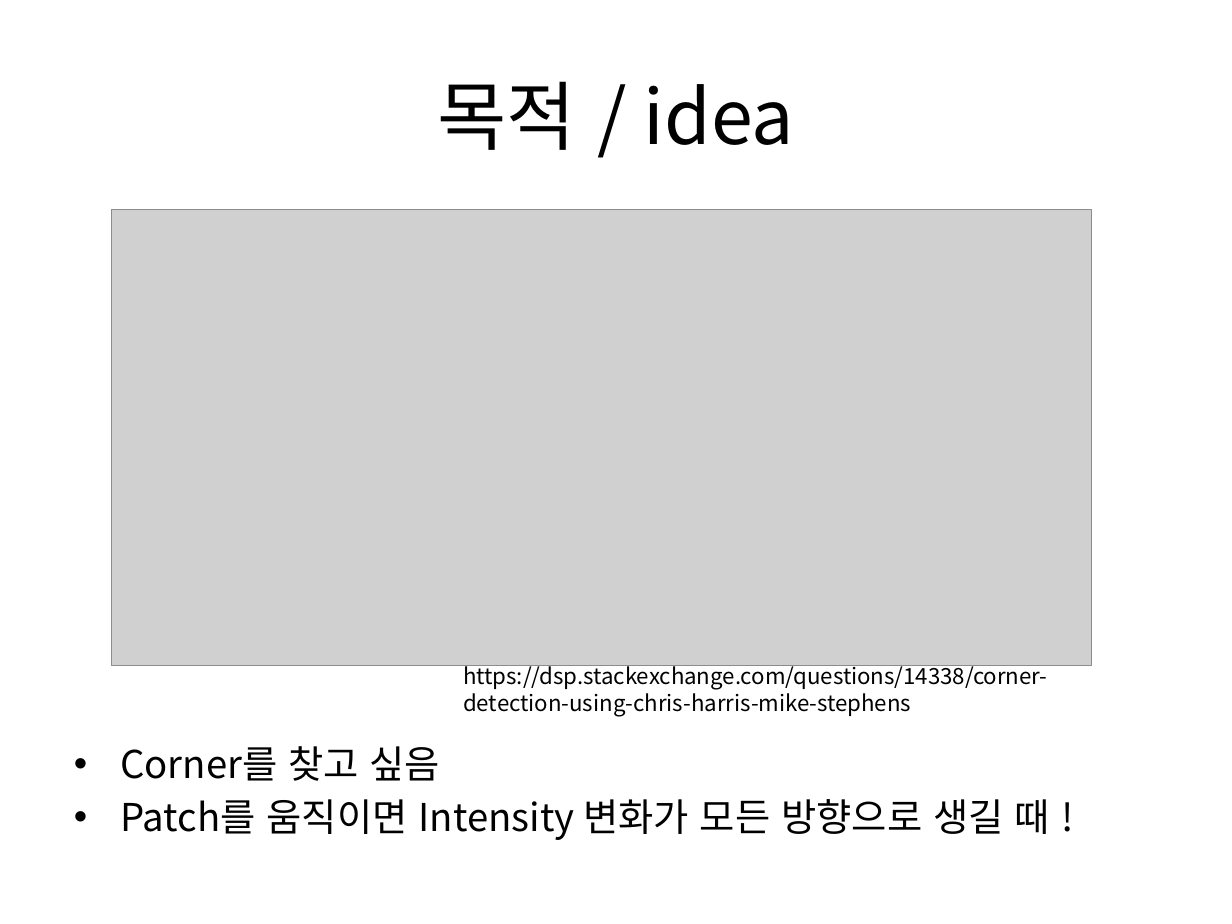
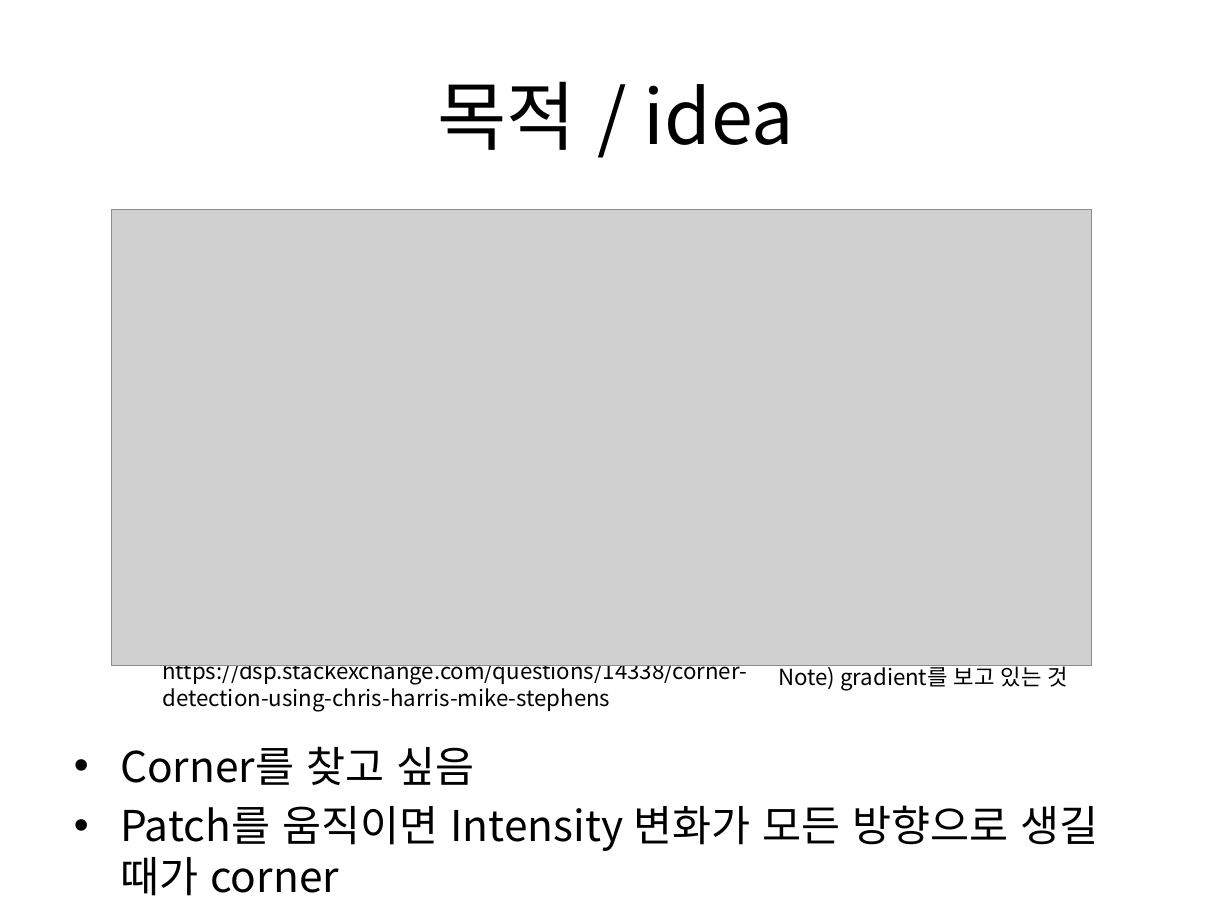
Before and after one commit to boy1089/MyProject, a slide deck: slide 2 of Harris corner detector/새 Microsoft Office PowerPoint 프레젠테이션.pptx. Drawn at 1232x924 pixels with LibreOffice and Linux fonts; fonts in the diff are those of the drawing; grey boxes stand for pictures. Boxes give left, top, right and bottom in pixels: in the first picture for what was removed or moved away, otherwise in the second. Text is boxed around its words. In the diff, an @@ line names an element or a change of style, - is before the commit and + after.

Commit message:
harris

```diff
--- a/Harris corner detector/새 Microsoft Office PowerPoint 프레젠테이션.pptx
+++ b/Harris corner detector/새 Microsoft Office PowerPoint 프레젠테이션.pptx
@@ text "https://dsp.stackexchange.com/questions/14338/corner-detecti ..." rewrapped from (x1=463, y1=661, x2=1047, y2=716) to (x1=162, y1=665, x2=746, y2=711) @@
@@ text added at (x1=778, y1=662, x2=1068, y2=690), 13 pt, text #000000 @@
+Note) gradient를 보고 있는 것
@@ text at (x1=120, y1=746, x2=474, y2=785): size 22.4 to 24.8 pt in "Corner를 찾고 싶음" @@
@@ text at (x1=120, y1=805, x2=1098, y2=896): text changed; size 22.4 to 24.8 pt @@
-• Patch를 움직이면 Intensity 변화가 모든 방향으로 생길 때 !
+• Patch를 움직이면 Intensity 변화가 모든 방향으로 생길 때가 corner
```
Also in this commit, not shown: 1 other slide changed, 8 slides added, 3 slides removed, 5 other files.
